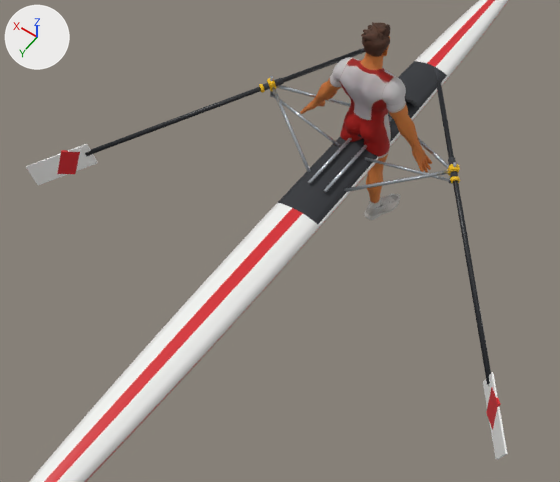
The glTF model src/assets/models/boat.glb, before and after one commit.
Camera for both pictures: a 50 mm camera at (-2.01, 3.73, 4.43) aimed at (0.04, 0.86, -0.09). The lights are fixed; the arrows at upper left show +X, +Y and +Z. The picture after the commit comes second. Where no turn or scale is listed for an object, it has been applied to the vertices. Vertices at exactly the same position are counted once.

The first picture shows 'Backstay-1', 'Backstay1', 'Blade', 'Blade.001', 'Hull', 'Pin-1', 'Pin1', 'Rower', 'Shaft', 'Shaft.001', 'Strut-1-0.5', 'Strut-10.3', 'Strut1-0.5', 'Strut10.3' and 11 more.
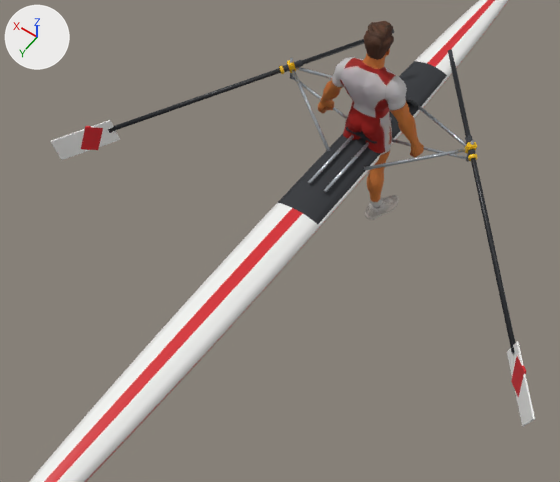
ob_oarl is not drawn itself; it is the parent of ob_collar_001, ob_featherl, ob_gate_001, ob_handle_001, ob_shaft_001, ob_sleeve_001.
ob_oarr is not drawn itself; it is the parent of ob_collar, ob_featherr, ob_gate, ob_handle, ob_shaft, ob_sleeve.

Changed parts and their boxes [x1, y1, x2, y2] in the pictures (560 x 482 px):
'Rower', reshaped (20% narrower): before [300, 22, 432, 220]; after [318, 21, 424, 220]
'Shaft.001', moved, turned: before [436, 81, 491, 384]; after [450, 62, 516, 354]
'Shaft', moved, turned: before [85, 49, 362, 156]; after [108, 39, 364, 132]
'Blade', moved, turned: before [26, 144, 98, 185]; after [50, 120, 120, 160]
'Blade.001', moved, turned: before [483, 372, 508, 460]; after [507, 341, 535, 427]
'BladeBand', moved, turned: before [57, 150, 80, 174]; after [81, 126, 103, 150]
'Strut-10.3', moved: before [344, 170, 448, 192]; after [364, 148, 466, 170]
'BladeBand.001', moved, turned: before [486, 387, 500, 430]; after [511, 356, 526, 397]
'Strut10.3', moved: before [272, 87, 310, 172]; after [292, 69, 330, 151]
'Backstay-1', moved: before [365, 157, 449, 181]; after [392, 139, 467, 160]
'Strut-1-0.5', moved: before [418, 138, 449, 168]; after [418, 106, 466, 146]
'Backstay1', moved: before [271, 94, 340, 146]; after [291, 76, 347, 119]
'Strut1-0.5', moved (mostly hidden): before [276, 85, 351, 107]; after [296, 67, 332, 79]
'Sleeve', moved, turned: before [263, 78, 284, 90]; after [283, 60, 303, 72]
'Gate.001', moved, turned: before [448, 164, 460, 176]; after [465, 142, 477, 154]
'Sleeve.001', moved, turned: before [448, 157, 458, 177]; after [465, 136, 476, 155]
'Gate', moved, turned: before [267, 78, 276, 91]; after [287, 60, 296, 73]
'Handle.001', moved, turned: before [434, 68, 440, 81]; after [448, 49, 454, 63]
'Collar.001', moved, turned: before [450, 176, 460, 184]; after [468, 154, 478, 161]
'Collar', moved, turned: before [259, 84, 265, 93]; after [279, 65, 285, 74]
'Pin-1', moved: before [449, 162, 457, 184]; after [466, 140, 474, 162]
'Handle', moved, turned (not visible afterwards): before [361, 48, 365, 53]

The change, as a diff of the scene's bpy script:
```diff
--- a/src/assets/models/boat.glb.py
+++ b/src/assets/models/boat.glb.py
@@ me_tripo_mesh_cccf0491_7410_4615_afda_e42d314cb1c0 @@
 # used by ob_rower; location = (0.0, -0.26, -0.626); rotation_euler = (0.0, 0.0, -1.571), in degrees (0, 0, -90); scale = (1.8, 1.8, 1.8)
-me_tripo_mesh_cccf0491_7410_4615_afda_e42d314cb1c0.from_pydata(...)  # 7988 vertices, 16000 faces; spans x -0.111..0.111, y -0.323..0.324, z 0.0..0.999
-me_tripo_mesh_cccf0491_7410_4615_afda_e42d314cb1c0.materials.append(mat_tripo_material_cccf0491_7410_4615_afda_e42d314cb1c0)  # picture img_color_cccf0491_7410_4615_afda_e42d314cb1c0
+me_tripo_mesh_cccf0491_7410_4615_afda_e42d314cb1c0.from_pydata(...)  # 7989 vertices, 15990 faces; spans x -0.1..0.099, y -0.263..0.264, z 0.0..1.0
+# me_tripo_mesh_cccf0491_7410_4615_afda_e42d314cb1c0 part 1: 2 vertices moved within x 0.015..0.043, y -0.016..0.068, z 0.48..0.642; 7983 vertices removed from x -0.111..0.111, y -0.323..0.324, z 0.0..0.999; 7984 vertices added at x -0.1..0.099, y -0.263..0.264, z 0.0..1.0
+me_tripo_mesh_cccf0491_7410_4615_afda_e42d314cb1c0.materials.append(mat_tripo_material_baba1183_84f2_49c5_a7a6_10f5a08a5feb)  # picture img_color_baba1183_84f2_49c5_a7a6_10f5a08a5feb
@@ ob_backstay1 @@
 ob_backstay1.parent = ob_boat
-ob_backstay1.location = (0.46, -0.065, 0.19)
+ob_backstay1.location = (0.46, -0.335, 0.19)
 ob_backstay1.rotation_euler = (0.343, 1.356, 0.277)  # degrees (20, 78, 16)
@@ ob_backstay_1 @@
 ob_backstay_1.parent = ob_boat
-ob_backstay_1.location = (-0.46, -0.065, 0.19)
+ob_backstay_1.location = (-0.46, -0.335, 0.19)
 ob_backstay_1.rotation_euler = (0.343, -1.356, -0.277)  # degrees (20, -78, -16)
@@ ob_oarl @@
 ob_oarl.parent = ob_boat
-ob_oarl.location = (-0.8, -0.09, 0.372)
-ob_oarl.rotation_euler = (0.0, 0.236, 2.249)  # degrees (0, 14, 129)
+ob_oarl.location = (-0.8, -0.36, 0.372)
+ob_oarl.rotation_euler = (0.0000125, 0.236, 2.276)  # degrees (0, 14, 130)
@@ ob_oarr @@
 ob_oarr.parent = ob_boat
-ob_oarr.location = (0.8, -0.09, 0.36)
-ob_oarr.rotation_euler = (0.0, 0.177, 0.95)  # degrees (0, 10, 54)
+ob_oarr.location = (0.8, -0.36, 0.36)
+ob_oarr.rotation_euler = (0.0, 0.177, 0.92)  # degrees (0, 10, 53)
@@ ob_pin1 @@
 ob_pin1.parent = ob_boat
-ob_pin1.location = (0.8, -0.09, 0.34)
+ob_pin1.location = (0.8, -0.36, 0.34)
 ob_pin1.scale = (0.1, 0.1, 0.1)
@@ ob_pin_1 @@
 ob_pin_1.parent = ob_boat
-ob_pin_1.location = (-0.8, -0.09, 0.34)
+ob_pin_1.location = (-0.8, -0.36, 0.34)
 ob_pin_1.scale = (0.1, 0.1, 0.1)
@@ ob_strut1_0_5 @@
 ob_strut1_0_5.parent = ob_boat
-ob_strut1_0_5.location = (0.48, -0.315, 0.23)
+ob_strut1_0_5.location = (0.48, -0.585, 0.23)
 ob_strut1_0_5.rotation_euler = (-1.047, 0.889, -0.536)  # degrees (-60, 51, -31)
@@ ob_strut10_3 @@
 ob_strut10_3.parent = ob_boat
-ob_strut10_3.location = (0.48, 0.11, 0.23)
+ob_strut10_3.location = (0.48, -0.16, 0.23)
 ob_strut10_3.rotation_euler = (0.994, 0.93, 0.532)  # degrees (57, 53, 30)
@@ ob_strut_1_0_5 @@
 ob_strut_1_0_5.parent = ob_boat
-ob_strut_1_0_5.location = (-0.48, -0.315, 0.23)
+ob_strut_1_0_5.location = (-0.48, -0.585, 0.23)
 ob_strut_1_0_5.rotation_euler = (-1.047, -0.889, 0.536)  # degrees (-60, -51, 31)
@@ ob_strut_10_3 @@
 ob_strut_10_3.parent = ob_boat
-ob_strut_10_3.location = (-0.48, 0.11, 0.23)
+ob_strut_10_3.location = (-0.48, -0.16, 0.23)
 ob_strut_10_3.rotation_euler = (0.994, -0.93, -0.532)  # degrees (57, -53, -30)
```
